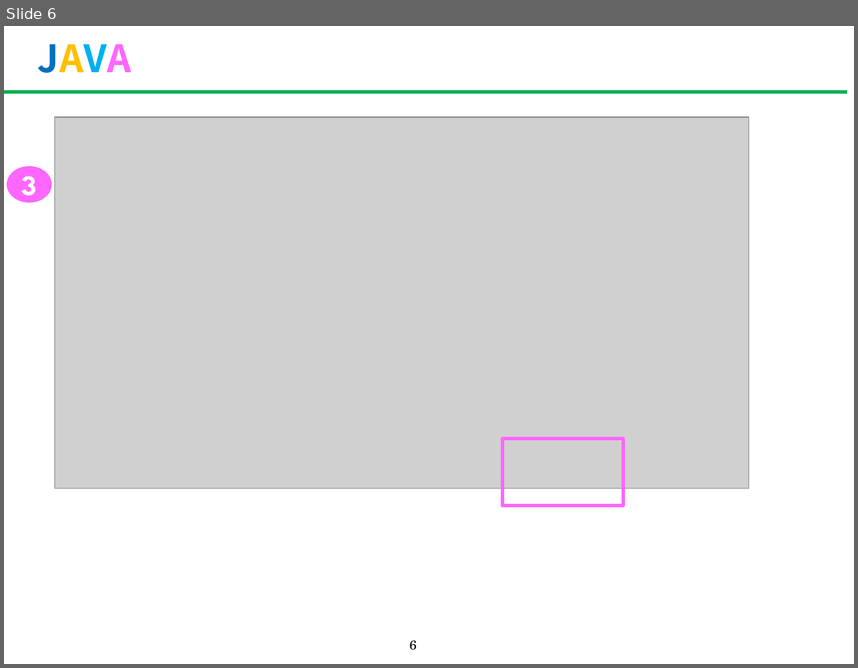
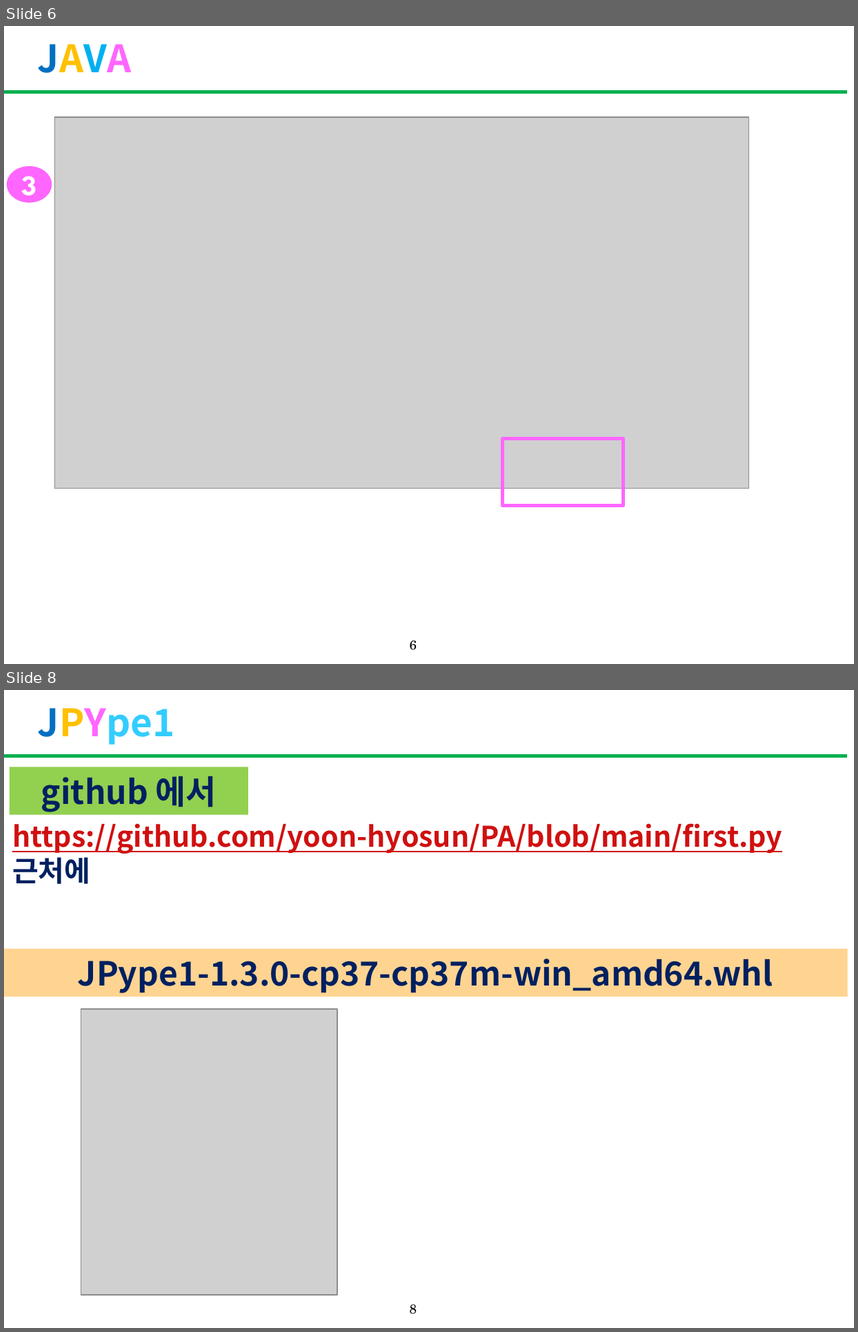
Before and after one commit to yoon-hyosun/PA, a slide deck: 한국어분석과워드클라우드_4.pptx. Shown one above the other, each under a label of ours: slide 6 before the commit, slides 6 and 8 after it; the slides between them are not shown. The pictures are 858x668 and 858x1332 pixels, drawn with LibreOffice and Linux fonts; fonts in the diff are those of the drawing; grey boxes stand for pictures. Boxes give left, top, right and bottom in pixels: in the first picture for what was removed or moved away, otherwise in the second. Text is boxed around its words. In the diff, an @@ line names an element or a change of style, - is before the commit and + after.

```diff
--- a/한국어분석과워드클라우드_4.pptx
+++ b/한국어분석과워드클라우드_4.pptx
@@ slide 8 added at (4,690,854,1328), background #FFFFFF; not listed: 1 template element that a slide beside it also shows @@
@@ title added at (38,708,175,745), 32 pt, text #33CCFF, bold @@
+JPYpe1
@@ rectangle added at (9,767,248,814), fill #92D050, 28 pt, text #002060, bold @@
+github 에서
@@ text added at (12,823,782,884), 24 pt, text #D01010, bold, underline @@
+https://github.com/yoon-hyosun/PA/blob/main/first.py 근처에
@@ rectangle added at (4,949,848,996), fill #FFD491, 28 pt, text #002060, bold @@
+JPype1-1.3.0-cp37-cp37m-win_amd64.whl
@@ picture added at (81,1009,338,1294) @@
@@ page number added at (410,1304,417,1314), 11 pt, text #000000 @@
+8
```
Also in this commit, not shown: 8 slides changed, 2 other slides added.
